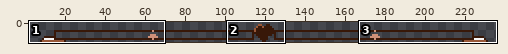
Pixel-art file -- Assets/Graphics/deadSkull.aseprite. Above, an overview of the earlier version with the close-up marked.
Close-up. As it was:
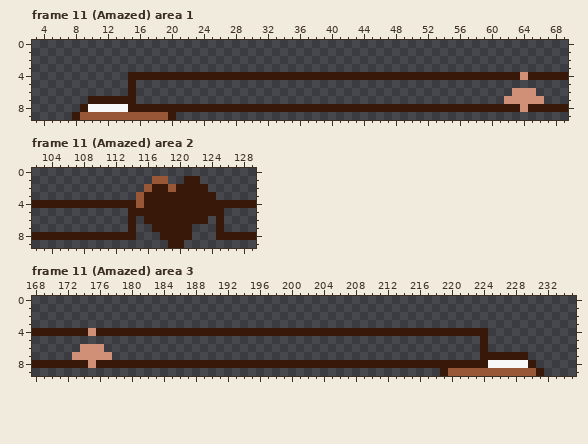
240x10 pixels, 11 frames. Shown: frame 11 (Amazed) area 1: x 3..69, y 0..9; frame 11 (Amazed) area 2: x 102..129, y 0..9; frame 11 (Amazed) area 3: x 168..235, y 0..9. The wide view leaves out empty margins. The commit also changed other frames or places, which this record leaves out.
After the commit:
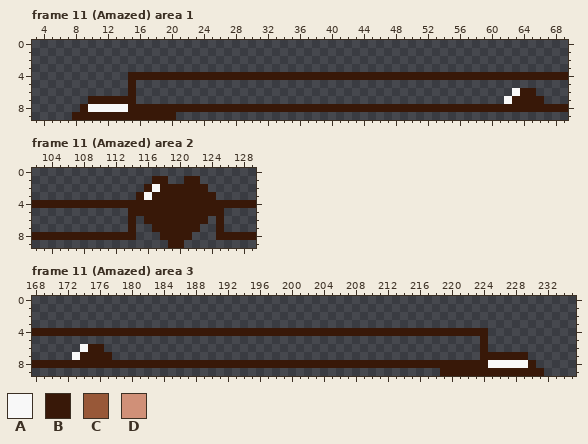
Palette (. is transparent): A #f8f8f8  B #381808  C #985838  D #d09078
What changed:
{"where": "frame 11 (Amazed) area 1, layer \"lifebars styling\""}
{"frame":11,"y":4,"x":64,"old":"D","new":"B"}
{"frame":11,"y":6,"x":63,"old":"DDD","new":"ABB"}
{"frame":11,"y":7,"x":62,"old":"DDDDD","new":"ABBBB"}
{"frame":11,"y":8,"x":64,"old":"D","new":"B"}
{"frame":11,"y":9,"x":9,"old":"CCCCCCCCCCC","new":"BBBBBBBBBBB"}
{"where": "frame 11 (Amazed) area 2, layer \"lifebars styling\""}
{"frame":11,"y":1,"x":117,"old":"CC","new":"BB"}
{"frame":11,"y":2,"x":116,"old":"CB","new":"BA"}
{"frame":11,"y":2,"x":119,"old":"C","new":"B"}
{"frame":11,"y":3,"x":115,"old":"CB","new":"BA"}
{"frame":11,"y":4,"x":115,"old":"C","new":"B"}
{"frame":11,"y":7,"x":122,"old":".","new":"B"}
{"where": "frame 11 (Amazed) area 3, layer \"lifebars styling\""}
{"frame":11,"y":4,"x":175,"old":"D","new":"B"}
{"frame":11,"y":6,"x":174,"old":"DDD","new":"ABB"}
{"frame":11,"y":7,"x":173,"old":"DDDDD","new":"ABBBB"}
{"frame":11,"y":8,"x":175,"old":"D","new":"B"}
{"frame":11,"y":9,"x":220,"old":"CCCCCCCCCCC","new":"BBBBBBBBBBB"}
{"label":"changed","picture_box":[504,72,544,112]}
{"label":"changed","picture_box":[80,112,168,120]}
{"label":"changed","picture_box":[136,176,176,208]}
{"label":"added","picture_box":[192,224,200,232]}
{"label":"changed","picture_box":[72,328,112,368]}
{"label":"changed","picture_box":[448,368,536,376]}
